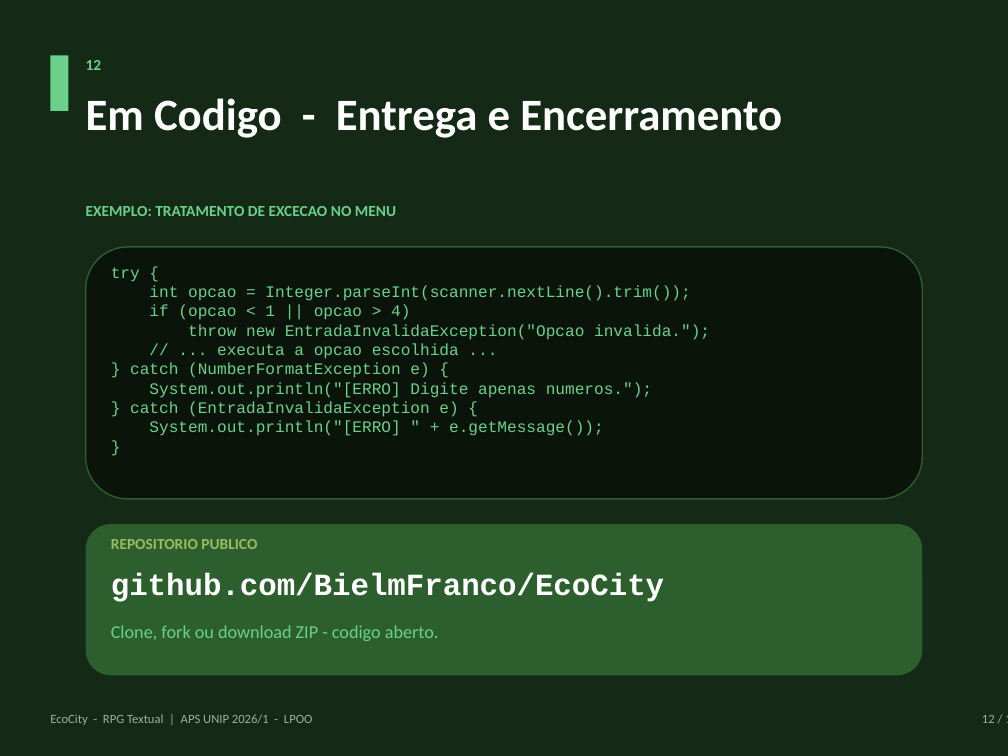
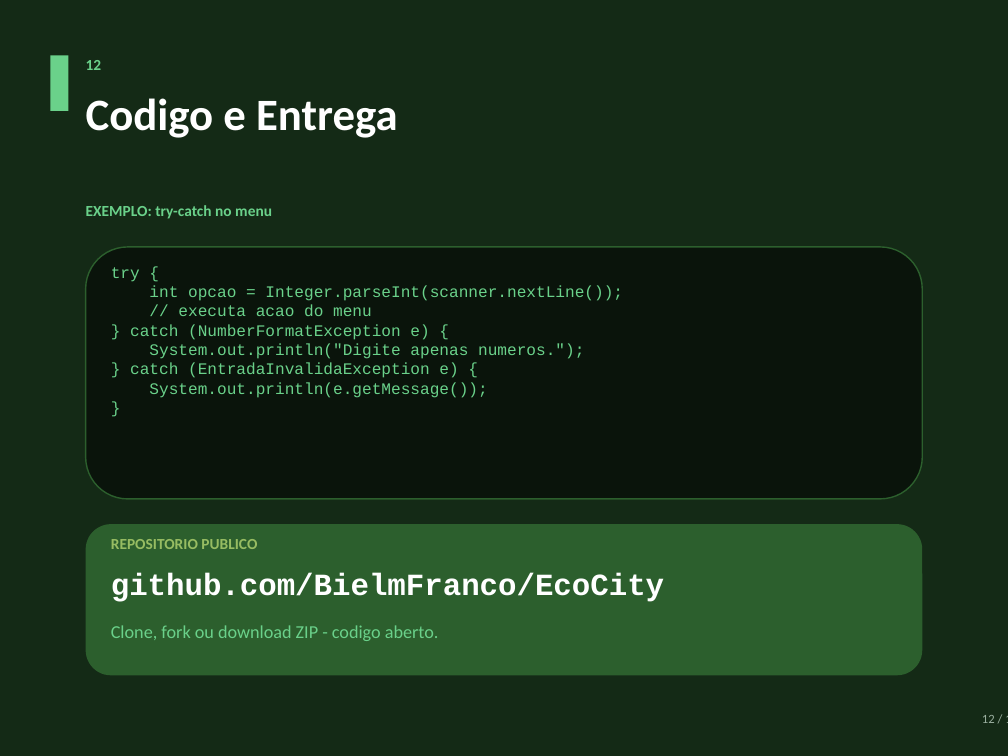
Before and after one commit to BielmFranco/EcoCity, a slide deck: slide 12 of relatorio/ApresentacaoEcoCity.pptx. Drawn at 1008x756 pixels with LibreOffice and Linux fonts; fonts in the diff are those of the drawing. Boxes give left, top, right and bottom in pixels: in the first picture for what was removed or moved away, otherwise in the second. Text is boxed around its words. In the diff, an @@ line names an element or a change of style, - is before the commit and + after.

```diff
--- a/relatorio/ApresentacaoEcoCity.pptx
+++ b/relatorio/ApresentacaoEcoCity.pptx
@@ text at (x1=86, y1=98, x2=398, y2=138): text changed @@
-Em Codigo - Entrega e Encerramento
+Codigo e Entrega
@@ text at (x1=86, y1=205, x2=272, y2=219): text changed @@
-EXEMPLO: TRATAMENTO DE EXCECAO NO MENU
+EXEMPLO: try-catch no menu
@@ text at (x1=149, y1=285, x2=623, y2=316): text changed @@
-int opcao = Integer.parseInt(scanner.nextLine().trim());
-if (opcao < 1 || opcao > 4)
-throw new EntradaInvalidaException("Opcao invalida.");
-// ... executa a opcao escolhida ...
+int opcao = Integer.parseInt(scanner.nextLine());
+// executa acao do menu
@@ text at (x1=149, y1=343, x2=584, y2=359): text changed @@
-System.out.println("[ERRO] Digite apenas numeros.");
+System.out.println("Digite apenas numeros.");
@@ text at (x1=149, y1=382, x2=487, y2=398): text changed @@
-System.out.println("[ERRO] " + e.getMessage());
+System.out.println(e.getMessage());
@@ text removed at (x1=50, y1=714, x2=313, y2=725) @@
-EcoCity - RPG Textual | APS UNIP 2026/1 - LPOO
```
Also in this commit, not shown: 11 other slides changed, 1 other file.
